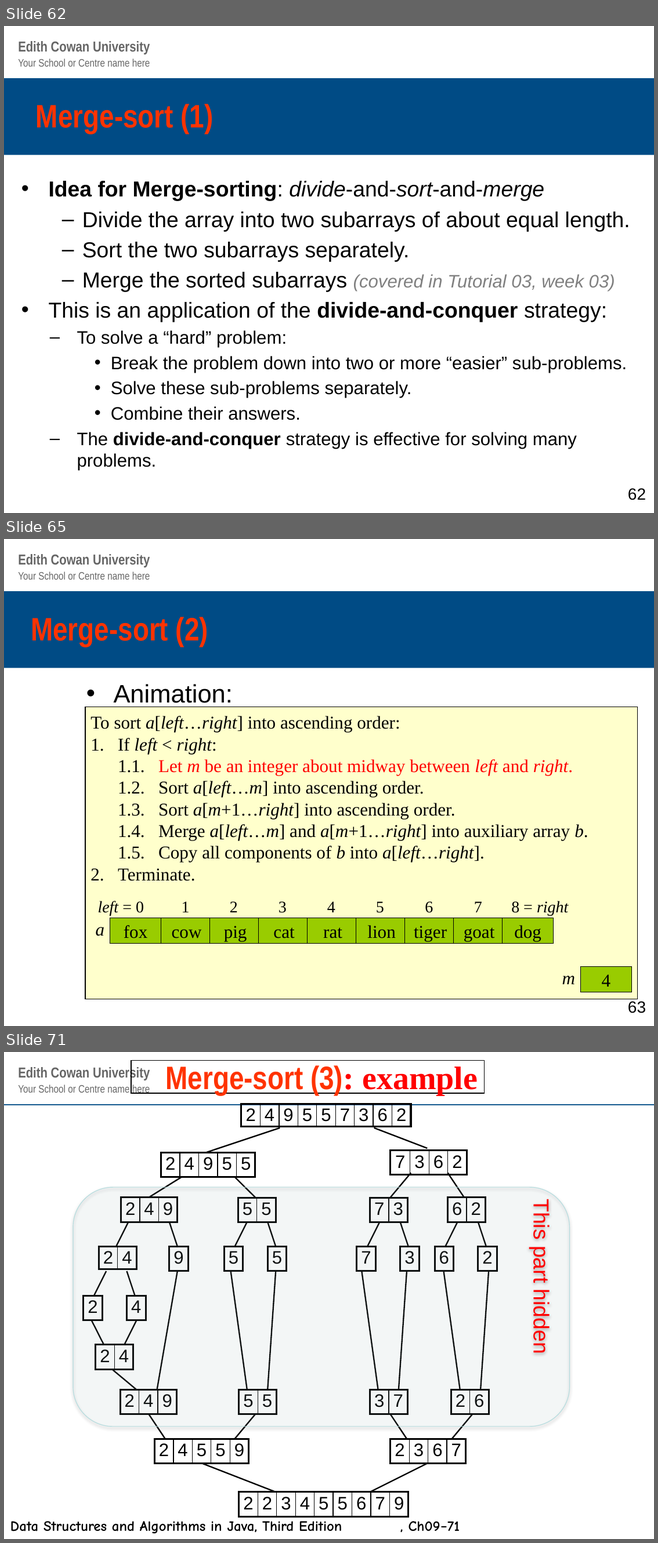
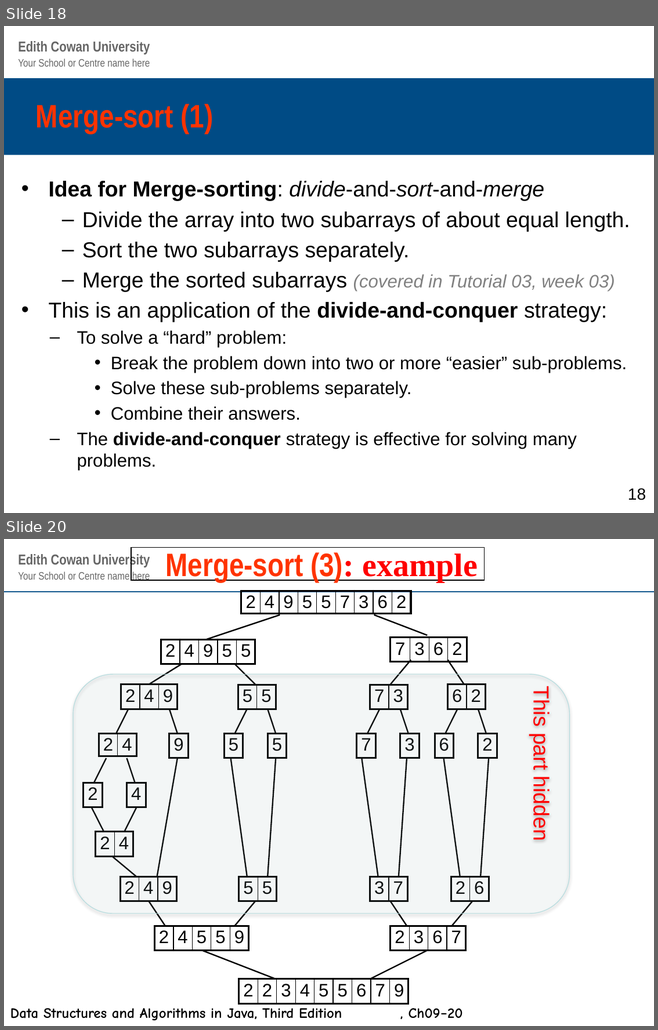
Before and after one commit to martymcflywa/ecu, a slide deck: year_1/sem_2/CSP2348_data_structures/module_04/src/lecture04_Array_Sorting.pptx. Shown one above the other, each under a label of ours: slides 62, 65 and 71 before the commit, slides 18 and 20 after it; the slides between them are not shown. The pictures are 658x1543 and 658x1030 pixels, drawn with LibreOffice and Linux fonts; fonts in the diff are those of the drawing; background and template pictures are left out. Boxes give left, top, right and bottom in pixels: in the first picture for what was removed or moved away, otherwise in the second. Text is boxed around its words. In the diff, an @@ line names an element or a change of style, - is before the commit and + after.

```diff
--- a/year_1/sem_2/CSP2348_data_structures/module_04/src/lecture04_Array_Sorting.pptx
+++ b/year_1/sem_2/CSP2348_data_structures/module_04/src/lecture04_Array_Sorting.pptx
@@ slide 65 removed at [4,539,654,1026], background #FFFFFF; not listed: 3 template elements that a slide beside it also shows @@
@@ title removed at [31,617,208,646] @@
-Merge-sort (2)
@@ text removed at [114,684,233,708] @@
-• Animation:
@@ group removed at [85,707,637,999]: 12 texts, 11 rectangles @@
-To sort a[left…right] into ascending order:
-1. If left < right:
-1.1. Let m be an integer about midway between left and right.
-1.2. Sort a[left…m] into ascending order.
-1.3. Sort a[m+1…right] into ascending order.
-1.4. Merge a[left…m] and a[m+1…right] into auxiliary array b.
-1.5. Copy all components of b into a[left…right].
-2. Terminate.
-fox
-left = 0
-1
-2
-3
-4
-5
-8 = right
-cow
-pig
-cat
-rat
-lion
-tiger
-a
-goat
-dog
-6
-7
-4
-m
@@ text removed at [628,1001,645,1013] @@
-63
@@ what was slide 62 is now slide 18 @@
@@ page number at [628,488,645,500]: text changed @@
-62
+18
@@ what was slide 71 is now slide 20 @@
@@ text at [10,1008,463,1021]: text changed @@
-Data Structures and Algorithms in Java, Third Edition , Ch09–71
+Data Structures and Algorithms in Java, Third Edition , Ch09–20
```
Also in this commit, not shown: 3 slides changed, 50 other slides removed, 6 other files.
